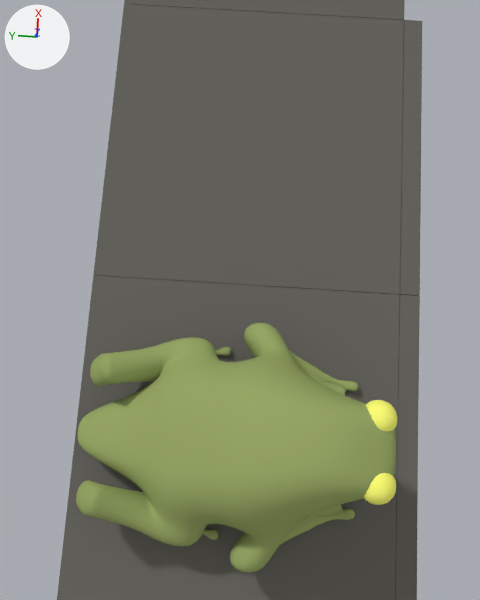
Two versions of the Blender file src/Frogger.blend, one commit apart.
One viewpoint serves both versions: a 50 mm camera at (0.1, -0.2, 33.9) aimed at (6.5, 0.2, 3.4). Arrows for +X, +Y and +Z are at upper left; the lights stay in place.
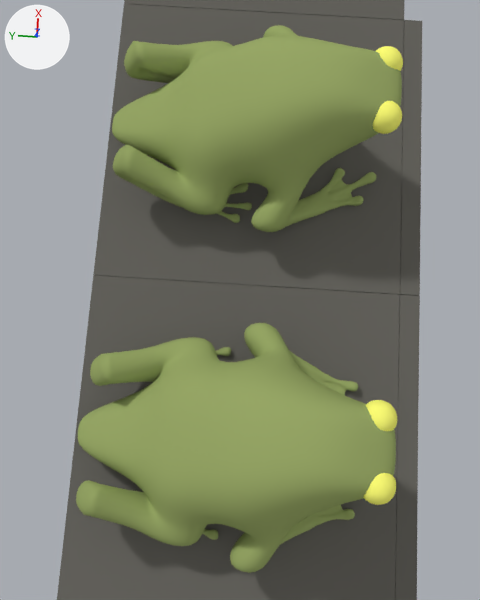
Boxes (x1, y1, x2, y2) around the edits, measured in the pictures (480 x 600 px):
'Cube.001', added (green): after (112, 25, 403, 232)
    faces in mat_material (green #98a867): (112, 25, 402, 232)
    faces in mat_material_001 (yellow #ffff76): (373, 46, 403, 134)

What the commit changed:
Object 'Cube.001' (ob_cube_001) is new; it shows a copy of the mesh of ob_cube.
Its location is (16.0, 6.0, 1.4).
It gains a SUBSURF modifier named 'Subsurf'.
Modifier setting: levels = 2.
It gains a MIRROR modifier named 'Mirror'.
Modifier setting: use_clip = True.
